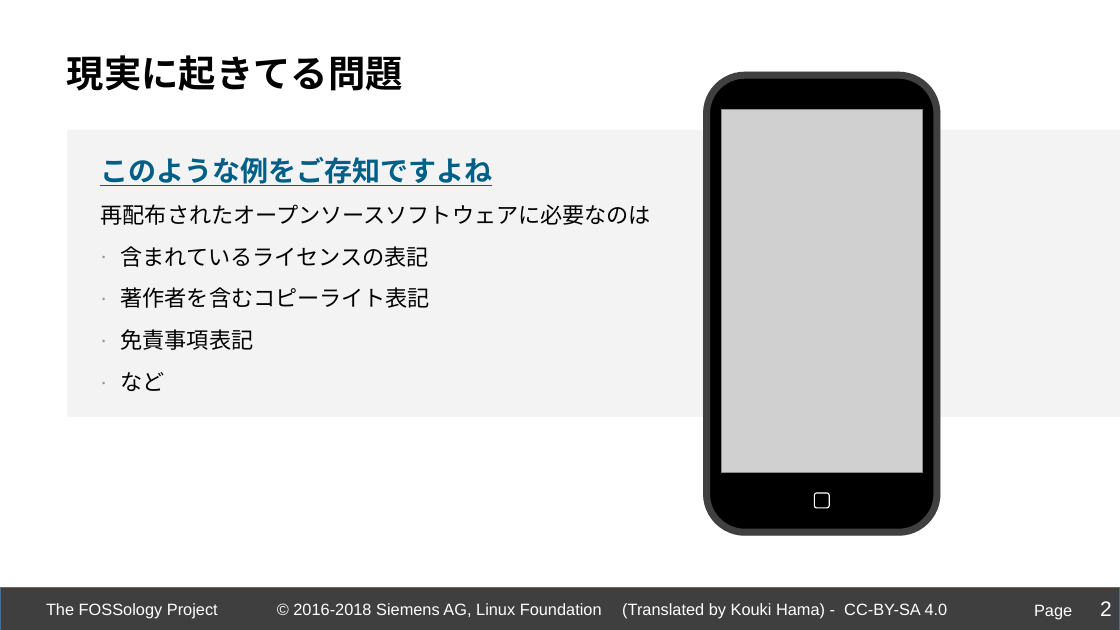
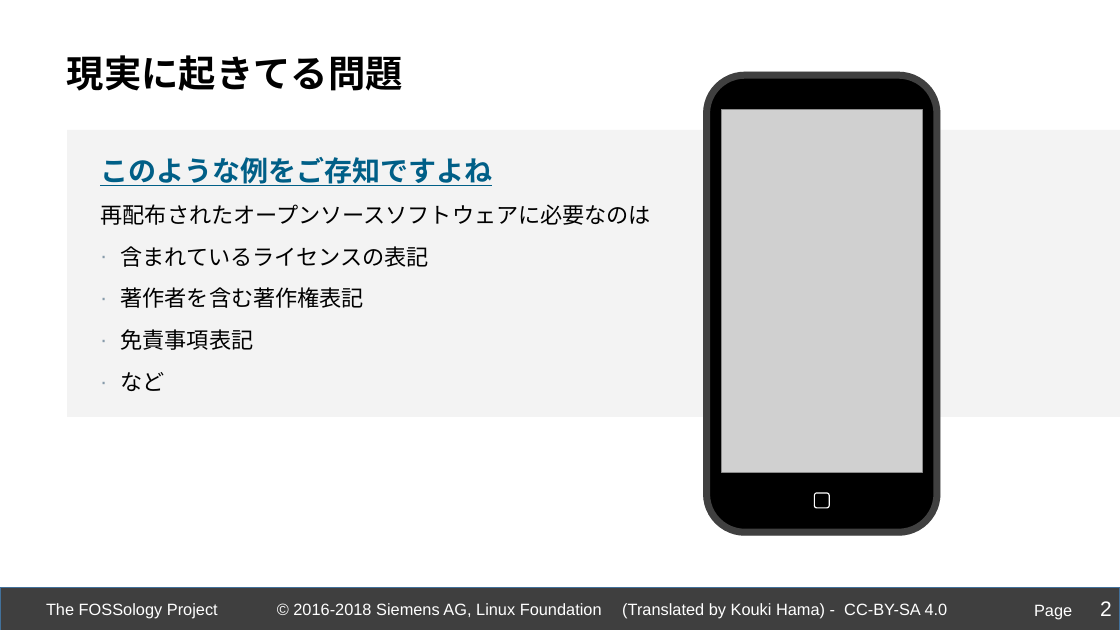
Before and after one commit to fossology/FOSSologySlides, a slide deck: slide 2 of Module-B-JPN-Basic-Workflow.pptx. Drawn at 1120x630 pixels with LibreOffice and Linux fonts; fonts in the diff are those of the drawing; grey boxes stand for pictures; background and template pictures are left out. Boxes give left, top, right and bottom in pixels: in the first picture for what was removed or moved away, otherwise in the second. Text is boxed around its words. In the diff, an @@ line names an element or a change of style, - is before the commit and + after.

```diff
--- a/Module-B-JPN-Basic-Workflow.pptx
+++ b/Module-B-JPN-Basic-Workflow.pptx
@@ text at bbox=[121, 287, 364, 308]: text changed @@
-  ∙ 著作者を含むコピーライト表記
+  ∙ 著作者を含む著作権表記
```
Also in this commit, not shown: 6 other slides changed.
